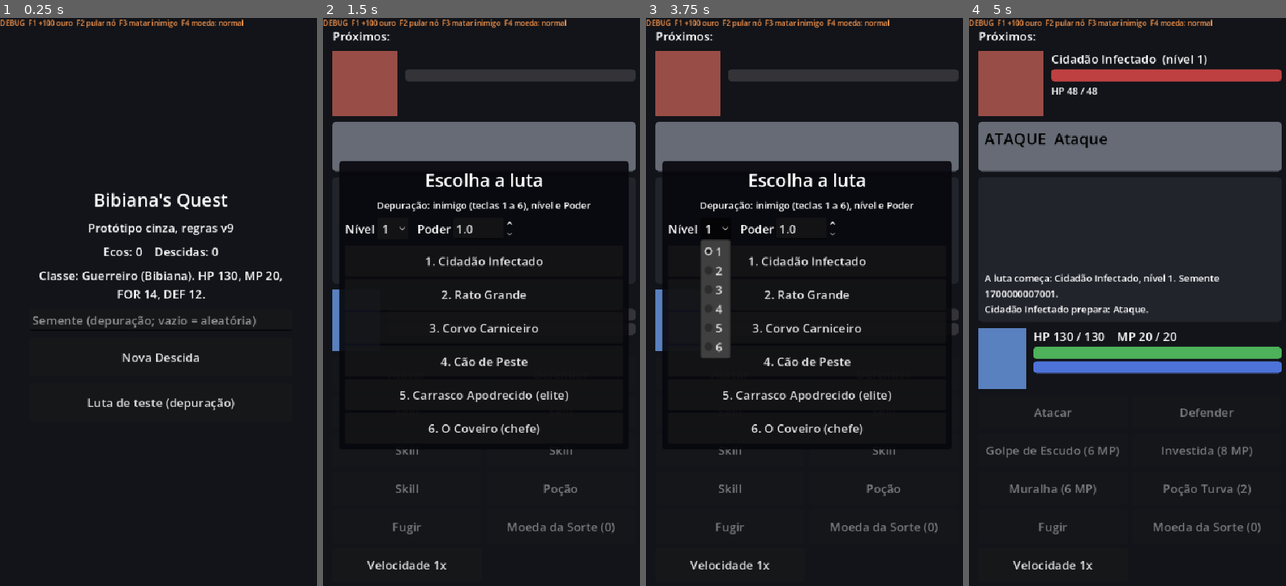
Above: before the commit, frames 1-4 (left to right).
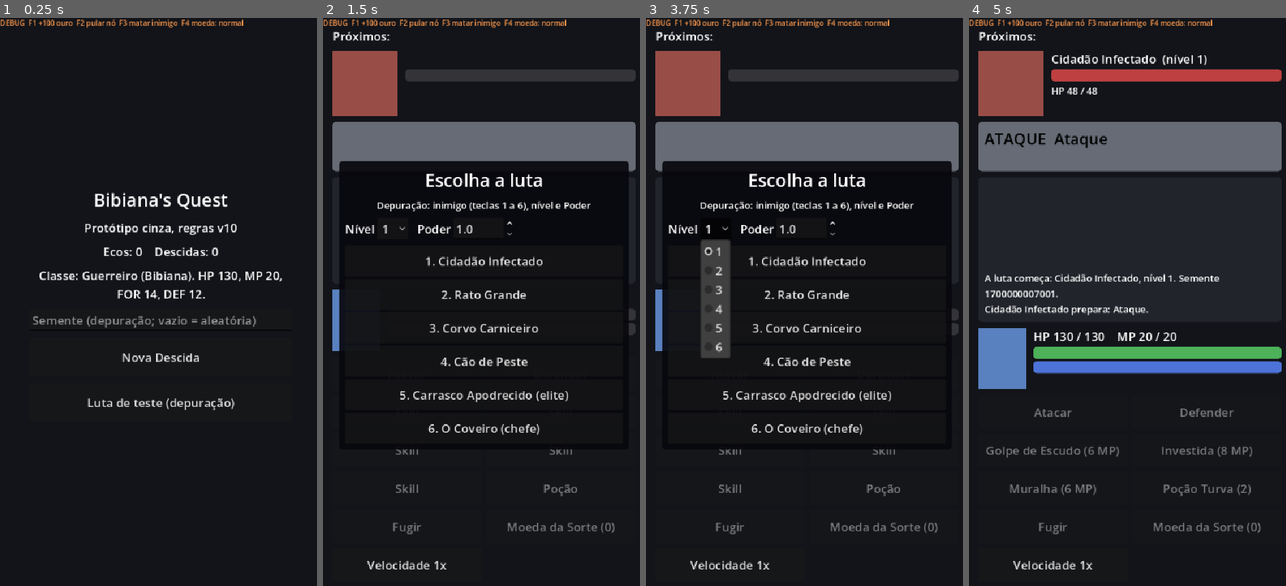
Above: after the commit, the same moments.

Repository: ohidalgojr/bibianas-quest
Game: Godot game, scene res://game/presentation/main.tscn
Two runs of this game, one before a commit and one after it. Both use one fixed random seed, a clock stepped at 60 frames per second and the inputs below.
Inputs (mouse positions are in pixels of both pictures, inside the frame that each line leads up to):
- Up to frame 1 (0.25 s): no input
- Up to frame 2 (1.5 s): click (484, 319) at 0.52 s; type "12" at 0.6 s; click "Luta de teste (depuração)" at 1.25 s
- Up to frame 3 (3.75 s): click "Velocidade 1x" at 2 s; click "Velocidade 2x" at 2.75 s; click "1" at 3.5 s
- Up to frame 4 (5 s): click "1. Cidadão Infectado" at 4.25 s

The runs differ from the first frame. In frame 1, 0.5% of the frame differs, in the area x 26-75%, y 36-39%; in frame 2, less than 0.1%; in frame 3, less than 0.1%; in frame 4, nothing differs.

Commit message:
TASK-022: economia, mapa de 6 camadas e bau multiplicavel (ADR-0027)
Co-Authored-By: Claude Sonnet 5.5 <noreply@anthropic.com>

Diff:
--- a/game/core/core_version.gd
+++ b/game/core/core_version.gd
@@ -9,6 +9,6 @@
 ##
 ## Histórico: 0, nenhuma regra; 1, gerador de mapa (TASK-003, ADR-0007); 2, combate e moeda
 ## (TASK-004, ADR-0008); 3, Descida e peso de evento 0 no protótipo (TASK-007, ADR-0011); 4,
-## vencibilidade do mapa e Coveiro calibrado (TASK-008, ADR- …(348 unchanged characters)… ops, Moeda da Sorte (TASK-021, ADR-0026).
+## vencibilidade do mapa e Coveiro calibrado (TASK-008, ADR- …(348 unchanged characters)… ops, Moeda da Sorte (TASK-021, ADR-0026); 10, ouro 10 por nível, mapa de 6 camadas, baú multiplicável (TASK-022, ADR-0027).
 
-const RULES_VERSION: int = 9
+const RULES_VERSION: int = 10
--- a/game/core/map/map_config.gd
+++ b/game/core/map/map_config.gd
@@ -11,9 +11,9 @@
 var layer_count: int = 5
 var width: int = 4
 ## Frequências iniciais dos tipos sorteados (GDD §5, "Tipos de nó"), em pontos.
-var weight_battle: int = 55
+var weight_battle: int = 49
 var weight_elite: int = 10
-var weight_chest: int = 8
+var weight_chest: int = 14
 var weight_event: int = 9
 var weight_ambush: int = 18
 ## Elite não aparece nos primeiros 30% das camadas (arredondado para cima, ADR-0007).
@@ -31,9 +31,9 @@
 	return config
 
 
-## Cenário 1 tem 5 camadas, crescendo até 9 no cenário 5 (GDD §5).
+## Cenário 1 tem 6 camadas, crescendo até 10 no cenário 5 (GDD §5, ADR-0027).
 static func for_scenario(scenario: int) -> MapConfig:
-	return for_layers(4 + clampi(scenario, 1, 5))
+	return for_layers(5 + clampi(scenario, 1, 5))
 
 
 ## Quantas camadas iniciais não podem ter elite.
@@ -42,9 +42,9 @@
 	return (elite_free_percent * layer_count + 99) / 100
 
 
-## Mapas de 8 camadas ou mais têm 2 fogueiras; os demais, 1 (GDD §12).
+## Mapas de 6 camadas ou mais têm 2 fogueiras; os demais, 1 (GDD §12, ADR-0027).
 func bonfire_count() -> int:
-	return 2 if layer_count >= 8 else 1
+	return 2 if layer_count >= 6 else 1
 
 
 ## Lista de problemas da configuração; vazia quando ela pode ser usada.
--- a/game/core/map/map_generator.gd
+++ b/game/core/map/map_generator.gd
@@ -27,15 +27,15 @@
 
 
 ## A penúltima camada recebe uma fogueira em uma coluna que aparece nas 3 opções de
-## qualquer nó anterior. Mapas de 8 camadas ou mais ganham outra, na segunda metade e
-## longe da primeira, para as duas nunca ficarem ligadas.
+## qualquer nó anterior. Mapas de 6 camadas ou mais ganham outra, a no máximo 3 camadas do
+## fim e longe da primeira, para as duas nunca ficarem ligadas.
 static func _place_bonfires(graph: MapGraph, config: MapConfig, rng: Pcg32) -> void:
 	var layers: int = config.layer_count
 	var shared_column: int = rng.draw_int(config.width - MapGraph.OPTIONS, MapGraph.OPTIONS - 1)
 	graph.node_at(layers - 1, shared_column).kind = MapNode.Kind.BONFIRE
 	if config.bonfire_count() >= 2:
 		@warning_ignore("integer_division")
-		var extra_layer: int = rng.draw_int(layers / 2 + 1, layers - 3)
+		var extra_layer: int = rng.draw_int(mini(layers / 2 + 1, layers - 3), layers - 3)
 		var extra_column: int = rng.draw_int(0, config.width - 1)
 		graph.node_at(extra_layer, extra_column).kind = MapNode.Kind.BONFIRE
 
--- a/game/core/run/run_rules.gd
+++ b/game/core/run/run_rules.gd
@@ -6,8 +6,8 @@
 ## GDD §9: delta de Poder = 0,4 × N × m_tipo (era 0,15; ADR-0023).
 const POWER_PER_LEVEL: float = 0.4
 const STARTING_POWER: float = 1.0
-## GDD §15: moedas por inimigo = round(6 × N × U(0,8; 1,2) × m_tipo).
-const GOLD_PER_LEVEL: float = 6.0
+## GDD §15: moedas por inimigo = round(10 × N × U(0,8; 1,2) × m_tipo) (era 6; ADR-0027).
+const GOLD_PER_LEVEL: float = 10.0
 const GOLD_VARIANCE_LOW: float = 0.8
 const GOLD_VARIANCE_HIGH: float = 1.2
 ## GDD §9 e §15: m_tipo por tipo de inimigo.
@@ -35,6 +35,10 @@
 ## GDD §15: atualizar custa 15 na primeira vez e mais 10 a cada nova vez no mesmo nó.
 const REROLL_FIRST: int = 15
 const REROLL_STEP: int = 10
+## Multiplicador do baú (D5, ADR-0027): sorteado entre ×1,25 (50%), ×1,5 (35%) e ×2 (15%),
+## uma vez por baú, por Moeda da Sorte ou por anúncio opcional. O ×2 também rende uma poção.
+const CHEST_BOOST_PERCENTS: Array[int] = [125, 150, 200]
+const CHEST_BOOST_WEIGHTS: Array[int] = [50, 35, 15]
 ## GDD §8: espaços de skill de combate no protótipo (ADR-0024).
 const MAX_SKILLS: int = 5
 ## GDD §10: até 8 consumíveis.
@@ -114,6 +118,16 @@
 	return "common"
 
 
+## Multiplicador do baú em % (125, 150 ou 200), sorteado no fluxo de loot.
+static func chest_multiplier(loot: Pcg32) -> int:
+	var roll: int = loot.draw_int(1, 100)
+	for index: int in CHEST_BOOST_PERCENTS.size():
+		roll -= CHEST_BOOST_WEIGHTS[index]
+		if roll <= 0:
+			return CHEST_BOOST_PERCENTS[index]
+	return CHEST_BOOST_PERCENTS[0]
+
+
 static func sell_value(price: int) -> int:
 	return roundi(price * SELL_PERCENT / 100.0)
 
--- a/game/core/run/run_state.gd
+++ b/game/core/run/run_state.gd
@@ -42,6 +42,9 @@
 var last_reward: Dictionary = {}
 ## Equipamento caído na última vitória, à espera de Equipar ou Vender (ADR-0022).
 var pending_drop: String = ""
+## Último baú aberto: {gold, boosted, multiplier}; vazio se não há baú para o jogador ver
+## (ADR-0027). A apresentação limpa depois do painel.
+var last_chest: Dictionary = {}
 ## Quem derrotou a Bibiana (id do inimigo e nível), para a tela de morte (GDD §26).
 var defeated_by_id: String = ""
 var defeated_by_level: int = 0
@@ -178,6 +181,36 @@
 	return true
 
 
+## Dá para multiplicar o baú agora? Uma vez por baú; a Moeda da Sorte gasta uma moeda, o
+## anúncio (opcional, GDD §16) é de graça (ADR-0027).
+func can_boost_chest(source: String) -> bool:
+	if phase != Phase.CHOOSING or last_chest.is_empty() or bool(last_chest["boosted"]):
+		return false
+	if source == "lucky_coin":
+		return consumable_count(RunRules.LUCKY_COIN_ID) > 0
+	return source == "ad"
+
+
+func boost_chest(source: String) -> bool:
+	if not can_boost_chest(source):
+		return false
+	if source == "lucky_coin":
+		consumables[RunRules.LUCKY_COIN_ID] = consumable_count(RunRules.LUCKY_COIN_ID) - 1
+		_emit(RunEvent.Type.ITEM_USED, RunRules.LUCKY_COIN_ID, 1)
+	var percent: int = RunRules.chest_multiplier(streams.loot())
+	var base: int = int(last_chest["gold"])
+	var bonus: int = roundi(base * (percent - 100) / 100.0)
+	_gain_gold(bonus, "chest_boost")
+	if percent >= 200 and total_consumables() < RunRules.MAX_CONSUMABLES:
+		consumables["murky_potion"] = consumable_count("murky_potion") + 1
+		_emit(RunEvent.Type.ITEM_GAINED, "murky_potion", 1)
+		last_chest["potion"] = true
+	last_chest["boosted"] = true
+	last_chest["multiplier"] = percent
+	last_chest["bonus"] = bonus
+	return true
+
+
 func consumable_count(item_id: String) -> int:
 	return int(consumables.get(item_id, 0))
 
@@ -225,7 +258,9 @@
 	elif chosen.kind == MapNode.Kind.CHEST:
 		var level: int = RunRules.layer_level(chosen.layer, map.layer_count,
 			int(scenario()["min_level"]), int(scenario()["max_level"]))
+		var gold_before_chest: int = gold
 		_gain_gold(RunRules.chest_gold(level, streams.loot(), player_stats().luck), "chest")
+		last_chest = {"gold": gold - gold_before_chest, "boosted": false, "multiplier": 100}
 		_roll_lucky_coin(RunRules.LUCKY_COIN_CHEST_PERCENT)
 		nodes_cleared += 1
 	elif chosen.kind == MapNode.Kind.BONFIRE:
--- a/game/data/enemies.json
+++ b/game/data/enemies.json
@@ -58,7 +58,7 @@
 		},
 		{
 			"id": "gravedigger", "name": "O Coveiro", "type": "boss", "base_level": 6,
-			"stats": {"hp": 215, "strength": 16, "defense": 10, "resistance": 8, "speed": 6, "evasion": 3},
+			"stats": {"hp": 225, "strength": 16, "defense": 10, "resistance": 8, "speed": 6, "evasion": 3},
 			"element_mults": {"holy": 1.5, "shadow": 0.5}, "tags": ["undead"],
 			"phases": [
 				{"below_hp_percent": 100, "moves": [
--- a/game/data/scenarios.json
+++ b/game/data/scenarios.json
@@ -4,7 +4,7 @@
 		{
 			"id": "abandoned_city",
 			"name": "Cidade Abandonada",
-			"layers": 5,
+			"layers": 6,
 			"min_level": 1,
 			"max_level": 6,
 			"winnable_target": 60,
--- a/game/presentation/game_screen.gd
+++ b/game/presentation/game_screen.gd
@@ -157,6 +157,8 @@
 			if save_enabled:
 				_store().save_run(run)
 			_show_map()
+			if not run.last_chest.is_empty():
+				_show_chest()
 		RunState.Phase.FIGHT:
 			_show_fight()
 		RunState.Phase.SHOP:
@@ -212,6 +214,14 @@
 	screen.show_reward()
 	screen.closed.connect(func() -> void:
 		_reward_pending = false
+		_after_action())
+
+
+func _show_chest() -> void:
+	var screen: RunPanelScreen = _open_panel()
+	screen.show_chest()
+	screen.closed.connect(func() -> void:
+		screen.panels.close_chest()
 		_after_action())
 
 
--- a/game/presentation/run/run_panel_screen.gd
+++ b/game/presentation/run/run_panel_screen.gd
@@ -41,6 +41,12 @@
 		_render()
 
 
+func show_chest() -> void:
+	_mode = "chest"
+	if _box != null:
+		_render()
+
+
 func show_shop() -> void:
 	_mode = "shop"
 	if _box != null:
@@ -62,6 +68,8 @@
 			_render_reward()
 		"shop":
 			_render_shop()
+		"chest":
+			_render_chest()
 		"campfire":
 			_render_campfire()
 
@@ -93,6 +101,24 @@
 	_button("Vender por %d ouro" % int(drop["sell_value"]), func() -> void:
 		panels.sell_drop()
 		_render())
+
+
+func _render_chest() -> void:
+	var view: Dictionary = panels.chest_view()
+	_title(str(view["title"]))
+	for line: Variant in view["lines"]:
+		_text(str(line))
+	if not bool(view["boosted"]):
+		_text("Multiplicar o baú (sorteio de ×1,25 a ×2, uma vez):", 16)
+		var lucky: Button = _button("Usar Moeda da Sorte (%d)" % int(view["lucky_coins"]), func() -> void:
+			panels.boost_chest("lucky_coin")
+			_render())
+		lucky.disabled = not bool(view["can_lucky"])
+		var ad: Button = _button("Assistir anúncio opcional (simulado)", func() -> void:
+			panels.boost_chest("ad")
+			_render())
+		ad.disabled = not bool(view["can_ad"])
+	_button("Seguir", func() -> void: closed.emit())
 
 
 func _render_shop() -> void:
--- a/game/presentation/run/run_panels.gd
+++ b/game/presentation/run/run_panels.gd
@@ -95,6 +95,36 @@
 	return found
 
 
+# --- Baú (D5, ADR-0027) ---------------------------------------------------------------
+
+## O baú aberto, com o que ele deu e as formas de multiplicar (uma vez).
+func chest_view() -> Dictionary:
+	var chest: Dictionary = run.last_chest
+	if chest.is_empty():
+		return {}
+	var boosted: bool = bool(chest["boosted"])
+	var lines: Array[String] = ["Baú: +%d de ouro (total %d)." % [int(chest["gold"]), run.gold]]
+	if boosted:
+		lines.append("Multiplicador ×%.2f: +%d de ouro%s." % [int(chest["multiplier"]) / 100.0, int(chest["bonus"]),
+			" e uma Poção Turva" if bool(chest.get("potion", false)) else ""])
+	return {
+		"title": "Baú",
+		"lines": lines,
+		"boosted": boosted,
+		"lucky_coins": run.consumable_count(RunRules.LUCKY_COIN_ID),
+		"can_lucky": run.can_boost_chest("lucky_coin"),
+		"can_ad": run.can_boost_chest("ad"),
+	}
+
+
+func boost_chest(source: String) -> bool:
+	return run.boost_chest(source)
+
+
+func close_chest() -> void:
+	run.last_chest = {}
+
+
 # --- Loja (GDD §15) ------------------------------------------------------------------
 
 func shop_view() -> Dictionary:
--- a/tests/unit/test_game_data.gd
+++ b/tests/unit/test_game_data.gd
@@ -41,11 +41,11 @@
 		assert_almost_eq(skills[index].power, reference[index].power, 0.0001, skills[index].id)
 
 
-## GDD §17: Cidade Abandonada, 5 camadas, inimigos de nível 1 a 6, O Coveiro.
+## GDD §17: Cidade Abandonada, 6 camadas (ADR-0027), inimigos de nível 1 a 6, O Coveiro.
 func test_scenario_one_matches_gdd_section_17() -> void:
 	var scenario: Dictionary = _data.scenario("abandoned_city")
 	assert_eq(scenario["name"], "Cidade Abandonada")
-	assert_eq(int(scenario["layers"]), 5)
+	assert_eq(int(scenario["layers"]), 6)
 	assert_eq(int(scenario["min_level"]), 1)
 	assert_eq(int(scenario["max_level"]), 6)
 	assert_eq(scenario["boss"], "gravedigger")
--- a/tests/unit/test_map_config.gd
+++ b/tests/unit/test_map_config.gd
@@ -6,9 +6,9 @@
 	var config: MapConfig = MapConfig.new()
 	assert_eq(config.layer_count, 5)
 	assert_eq(config.width, 4)
-	assert_eq(config.weight_battle, 55)
+	assert_eq(config.weight_battle, 49)
 	assert_eq(config.weight_elite, 10)
-	assert_eq(config.weight_chest, 8)
+	assert_eq(config.weight_chest, 14)
 	assert_eq(config.weight_event, 9)
 	assert_eq(config.weight_ambush, 18, "emboscada é o restante")
 	assert_eq(config.weight_battle + config.weight_elite + config.weight_chest + config.weight_event + config.weight_ambush, 100)
@@ -22,12 +22,12 @@
 	assert_eq(MapConfig.for_layers(9).width, 5)
 
 
-func test_scenarios_grow_from_5_to_9_layers() -> void:
-	var expected: Array[int] = [5, 6, 7, 8, 9]
+func test_scenarios_grow_from_6_to_10_layers() -> void:
+	var expected: Array[int] = [6, 7, 8, 9, 10]
 	for scenario: int in range(1, 6):
 		assert_eq(MapConfig.for_scenario(scenario).layer_count, expected[scenario - 1])
-	assert_eq(MapConfig.for_scenario(0).layer_count, 5)
-	assert_eq(MapConfig.for_scenario(99).layer_count, 9)
+	assert_eq(MapConfig.for_scenario(0).layer_count, 6)
+	assert_eq(MapConfig.for_scenario(99).layer_count, 10)
 
 
 func test_elite_free_layers_round_up_30_percent() -> void:
@@ -38,7 +38,8 @@
 
 func test_bonfire_count() -> void:
 	assert_eq(MapConfig.for_layers(5).bonfire_count(), 1)
-	assert_eq(MapConfig.for_layers(7).bonfire_count(), 1)
+	assert_eq(MapConfig.for_layers(6).bonfire_count(), 2, "ADR-0027: a partir de 6 camadas")
+	assert_eq(MapConfig.for_layers(7).bonfire_count(), 2)
 	assert_eq(MapConfig.for_layers(8).bonfire_count(), 2)
 	assert_eq(MapConfig.for_layers(9).bonfire_count(), 2)
 
--- a/tests/unit/test_map_generator.gd
+++ b/tests/unit/test_map_generator.gd
@@ -72,8 +72,8 @@
 
 func test_golden_maps_pin_the_generation() -> void:
 	# Se estes textos mudarem, as Descidas gravadas mudaram: exige ADR e RULES_VERSION.
-	assert_eq(_generate(12345, MapConfig.for_scenario(1)).signature(), "5x4@1/BVAB/VBAC/BBEB/BFBA/BEVB")
-	assert_eq(_generate(12345, MapConfig.for_scenario(5)).signature(), "9x5@2/VABVB/ACVBC/ABBBB/EVBVE/EBFBB/CBBAA/EBABV/EAFVB/EBBAC")
+	assert_eq(_generate(12345, MapConfig.for_scenario(1)).signature(), "6x4@1/VABV/BACV/CEFB/BBVB/CFVB/EBBB")
+	assert_eq(_generate(12345, MapConfig.for_scenario(5)).signature(), "10x5@2/VABVB/ACVBC/BAVBB/CVBVC/BBVBA/BBFAA/BBEBV/CAVBC/ABFBB/EEBBA")
 
 
 func test_generation_only_spends_the_map_stream() -> void:
@@ -115,7 +115,7 @@
 	gut.p("batalha %.1f%%, emboscada %.1f%%, baú %.1f%%, evento %.1f%%, elite %.1f%% das camadas liberadas" % [battle, ambush, chest, event, elite])
 	assert_between(battle, 52.0, 66.0, "batalha (GDD: 55%, sobe onde elite e baú são barrados)")
 	assert_between(ambush, 15.0, 24.0, "emboscada (GDD: 18%)")
-	assert_between(chest, 4.0, 10.0, "baú (GDD: 8%, cai por nunca vir em sequência)")
+	assert_between(chest, 8.0, 16.0, "baú (peso 14, cai por nunca vir em sequência; ADR-0027)")
 	assert_between(event, 6.0, 13.0, "evento (GDD: 9%)")
 	assert_between(elite, 8.0, 13.0, "elite nas camadas liberadas (GDD: 10%)")
 	assert_eq(counts.size(), 5, "só os cinco tipos sorteados aparecem")
@@ -126,5 +126,5 @@
 	for run_seed: int in 300:
 		var graph: MapGraph = _generate(run_seed, MapConfig.for_scenario(5))
 		var route: PackedInt32Array = graph.safest_route(cost)
-		assert_eq(route.size(), 10, "9 camadas e o chefe")
+		assert_eq(route.size(), 11, "10 camadas e o chefe")
 		assert_eq(route[route.size() - 1], graph.boss_id)
--- a/tests/unit/test_map_view.gd
+++ b/tests/unit/test_map_view.gd
@@ -67,7 +67,7 @@
 func test_header_shows_run_numbers() -> void:
 	var view: MapView = _view()
 	var header: String = view.header()
-	assert_string_contains(header, "Cidade Abandonada, camada 0 de 5")
+	assert_string_contains(header, "Cidade Abandonada, camada 0 de 6")
 	assert_string_contains(header, "Nível 1 (Poder 1.00)   Ouro 0   Derrotados 0")
 	assert_string_contains(header, "FOR 14")
 	assert_string_contains(header, "HP 130/130   MP 20/20   Poções 2")
--- a/tests/unit/test_run_rules.gd
+++ b/tests/unit/test_run_rules.gd
@@ -12,13 +12,13 @@
 	assert_almost_eq(RunRules.power_gain(2, "roaming_boss"), 2.4, 0.0001)
 
 
-## GDD §15: moedas = round(6 × N × U(0,8; 1,2) × m_tipo).
+## GDD §15: moedas = round(10 × N × U(0,8; 1,2) × m_tipo) (ADR-0027).
 func test_gold_formula_gdd_section_15() -> void:
-	assert_eq(RunRules.gold_for(1, "common", 1.0), 6)
-	assert_eq(RunRules.gold_for(5, "common", 0.8), 24)
-	assert_eq(RunRules.gold_for(5, "common", 1.2), 36)
-	assert_eq(RunRules.gold_for(3, "elite", 1.0), 27)
-	assert_eq(RunRules.gold_for(6, "boss", 1.0), 144)
+	assert_eq(RunRules.gold_for(1, "common", 1.0), 10)
+	assert_eq(RunRules.gold_for(5, "common", 0.8), 40)
+	assert_eq(RunRules.gold_for(5, "common", 1.2), 60)
+	assert_eq(RunRules.gold_for(3, "elite", 1.0), 45)
+	assert_eq(RunRules.gold_for(6, "boss", 1.0), 240)
 
 
 func test_gold_drop_stays_in_range_and_uses_loot_stream() -> void:
@@ -29,8 +29,8 @@
 		var gold: int = RunRules.gold_drop(5, "common", loot)
 		low = mini(low, gold)
 		high = maxi(high, gold)
-	assert_between(low, 24, 26, "perto de 6 × 5 × 0,8")
-	assert_between(high, 34, 36, "perto de 6 × 5 × 1,2")
+	assert_between(low, 40, 42, "perto de 10 × 5 × 0,8")
+	assert_between(high, 58, 60, "perto de 10 × 5 × 1,2")
 	var first: int = RunRules.gold_drop(3, "common", RngStreams.new(9).loot())
 	assert_eq(RunRules.gold_drop(3, "common", RngStreams.new(9).loot()), first, "mesma semente, mesmo ouro")
 
@@ -39,7 +39,7 @@
 func test_chest_gold_is_one_to_three_battles() -> void:
 	var loot: Pcg32 = RngStreams.new(5).loot()
 	for draw: int in 500:
-		assert_between(RunRules.chest_gold(2, loot), 10, 3 * 14)
+		assert_between(RunRules.chest_gold(2, loot), 16, 3 * 24)
 
 
 ## ADR-0011: nível interpolado pela camada; o chefe no máximo.
--- a/tests/unit/test_run_state.gd
+++ b/tests/unit/test_run_state.gd
@@ -39,7 +39,7 @@
 	assert_eq(run.mp, 20)
 	assert_eq(run.consumable_count("murky_potion"), 2)
 	assert_eq(run.options().size(), 3, "três destinos (GDD §5)")
-	assert_eq(run.map.layer_count, 5, "cenário 1 com 5 camadas (GDD §17)")
+	assert_eq(run.map.layer_count, 6, "cenário 1 com 6 camadas (ADR-0027)")
 	assert_eq(run.map.boss_node().enemy_id, "gravedigger")
 	assert_eq(run.map.boss_node().level, 6)
 	for node: MapNode in run.map.nodes:
@@ -78,7 +78,7 @@
 	var old_max: int = run.player_stats().max_hp
 	assert_true(run.finish_fight())
 	assert_almost_eq(run.power, 1.0 + 0.4 * 3, 0.0001)
-	assert_between(run.gold, 14, 22, "6 × 3 × U(0,8; 1,2)")
+	assert_between(run.gold, 24, 36, "10 × 3 × U(0,8; 1,2)")
 	var new_max: int = run.player_stats().max_hp
 	assert_eq(run.hp, hp_after_fight + new_max - old_max, "o crescimento não cura nem fere (ADR-0011)")
 	assert_eq(run.phase, RunState.Phase.SHOP)
@@ -167,7 +167,7 @@
 	var run: RunState = _run()
 	var node: MapNode = _force_option(run, MapNode.Kind.CHEST)
 	assert_true(run.choose_node(node.id))
-	assert_between(run.gold, 5, 21, "1 a 3 vezes o ouro de uma batalha de nível 1")
+	assert_between(run.gold, 8, 40, "1 a 3 vezes o ouro de uma batalha de nível 1")
 	assert_eq(run.phase, RunState.Phase.CHOOSING)
 	assert_eq(run.current_node_id, node.id)
 
@@ -296,3 +296,33 @@
 	assert_eq(run.bosses_defeated(), 0)
 	assert_eq(run.echoes_earned(), RunRules.echoes(run.nodes_cleared, 0))
 	assert_gt(run.echoes_earned(), 0, "morrer também credita Ecos")
+
+
+## ADR-0027 (D5): o baú pode ser multiplicado uma vez, de forma moderada.
+func test_chest_boost_by_lucky_coin_or_ad_once() -> void:
+	var run: RunState = _run(9)
+	var node: MapNode = _force_option(run, MapNode.Kind.CHEST)
+	run.choose_node(node.id)
+	assert_false(run.last_chest.is_empty())
+	assert_false(run.can_boost_chest("lucky_coin"), "sem Moeda da Sorte")
+	assert_false(run.can_boost_chest("outro"))
+	run.consumables[RunRules.LUCKY_COIN_ID] = 1
+	var gold_before: int = run.gold
+	var base: int = int(run.last_chest["gold"])
+	assert_true(run.boost_chest("lucky_coin"))
+	assert_eq(run.consumable_count(RunRules.LUCKY_COIN_ID), 0, "gastou a moeda")
+	var percent: int = int(run.last_chest["multiplier"])
+	assert_true([125, 150, 200].has(percent))
+	assert_eq(run.gold, gold_before + roundi(base * (percent - 100) / 100.0))
+	assert_false(run.can_boost_chest("ad"), "só uma vez por baú")
+	assert_false(run.boost_chest("ad"))
+
+
+func test_chest_multiplier_weights_are_moderate() -> void:
+	var loot: Pcg32 = RngStreams.new(3).loot()
+	var counts: Dictionary = {125: 0, 150: 0, 200: 0}
+	for draw: int in 4000:
+		counts[RunRules.chest_multiplier(loot)] += 1
+	assert_between(counts[125], 1800, 2200, "50%")
+	assert_between(counts[150], 1250, 1550, "35%")
+	assert_between(counts[200], 480, 720, "15%")
Not shown, changed: docs/GDD.md
Not shown, changed: docs/HANDOFF.md
Not shown, added: docs/adr/ADR-0027-economia-mapa-e-bau.md
Not shown, added: docs/tasks/TASK-022-economia-mapa-e-bau.md
